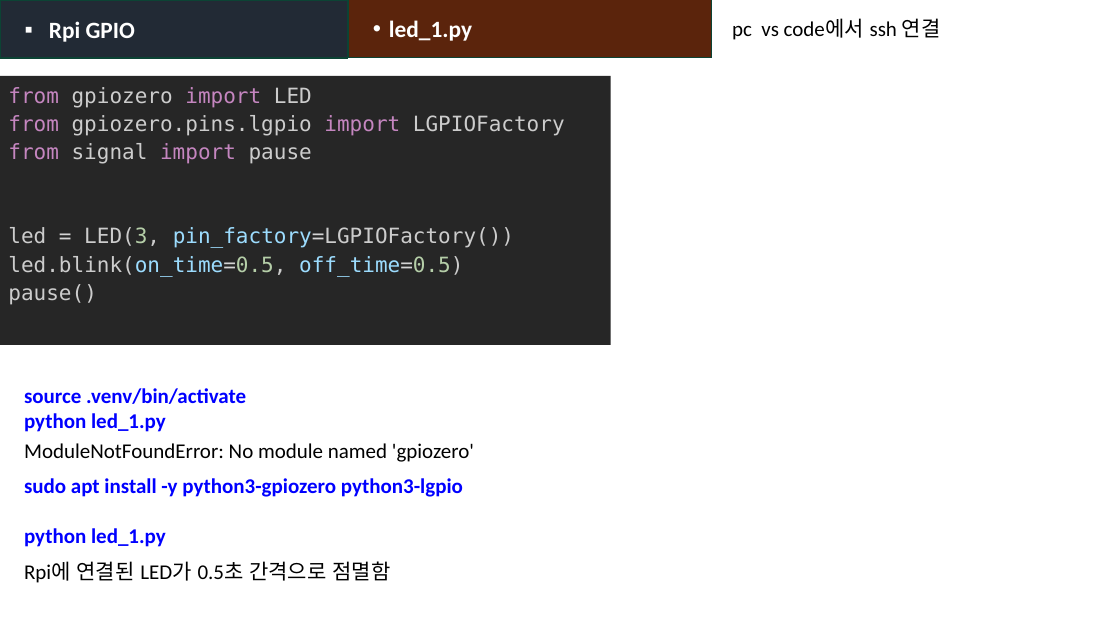
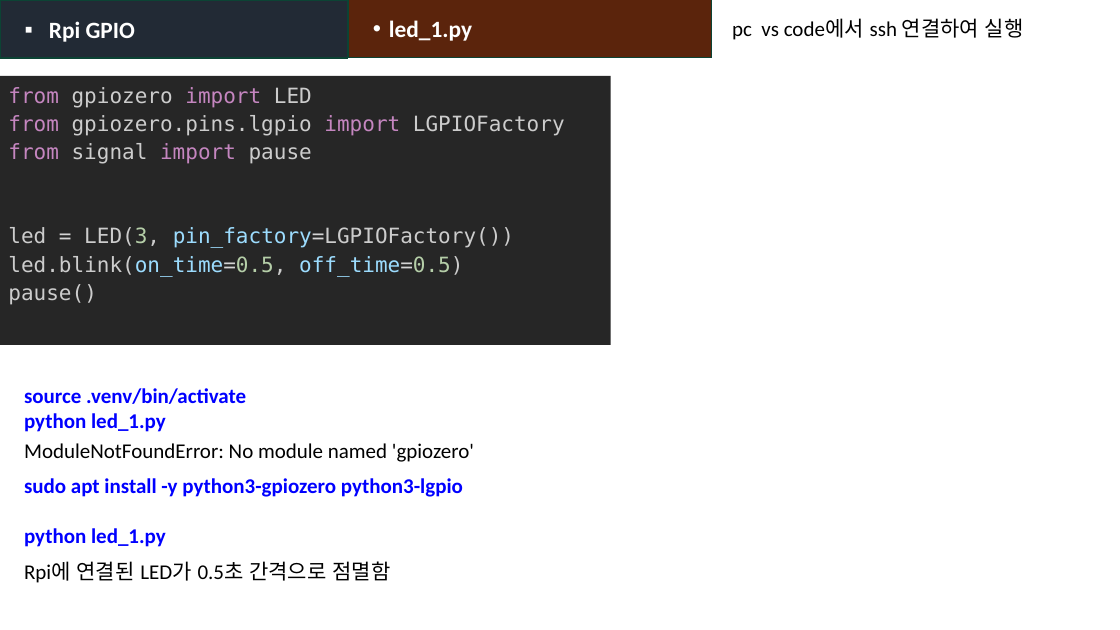
Before and after one commit to heartcom/Linux-Program, a slide deck: slide 6 of 2_Rpi_GPIO_DHT11_PyQt.pptx. Drawn at 1120x630 pixels with LibreOffice and Linux fonts; fonts in the diff are those of the drawing. Boxes give left, top, right and bottom in pixels: in the first picture for what was removed or moved away, otherwise in the second. Text is boxed around its words. In the diff, an @@ line names an element or a change of style, - is before the commit and + after.

```diff
--- a/2_Rpi_GPIO_DHT11_PyQt.pptx
+++ b/2_Rpi_GPIO_DHT11_PyQt.pptx
@@ text at box(732, 18, 1024, 40): text changed @@
-pc vs code에서 ssh 연결
+pc vs code에서 ssh 연결하여 실행
```
Also in this commit, not shown: 11 other slides changed, 29 slides added, 1 other file.
